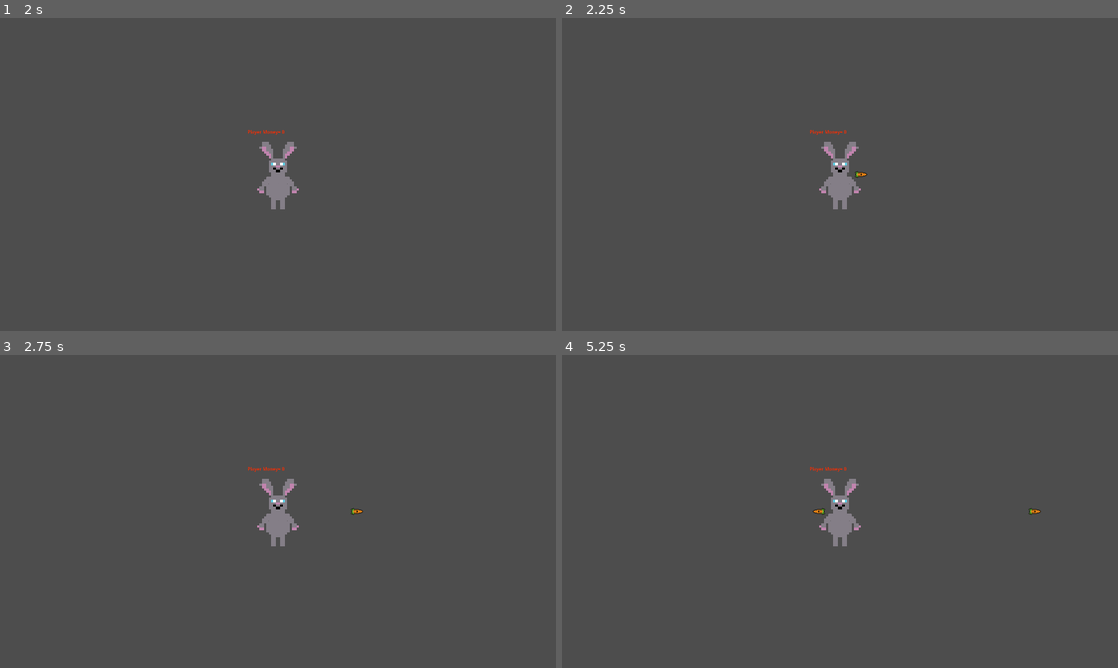
Above: before the commit, frames 1-4 (two rows, left to right).
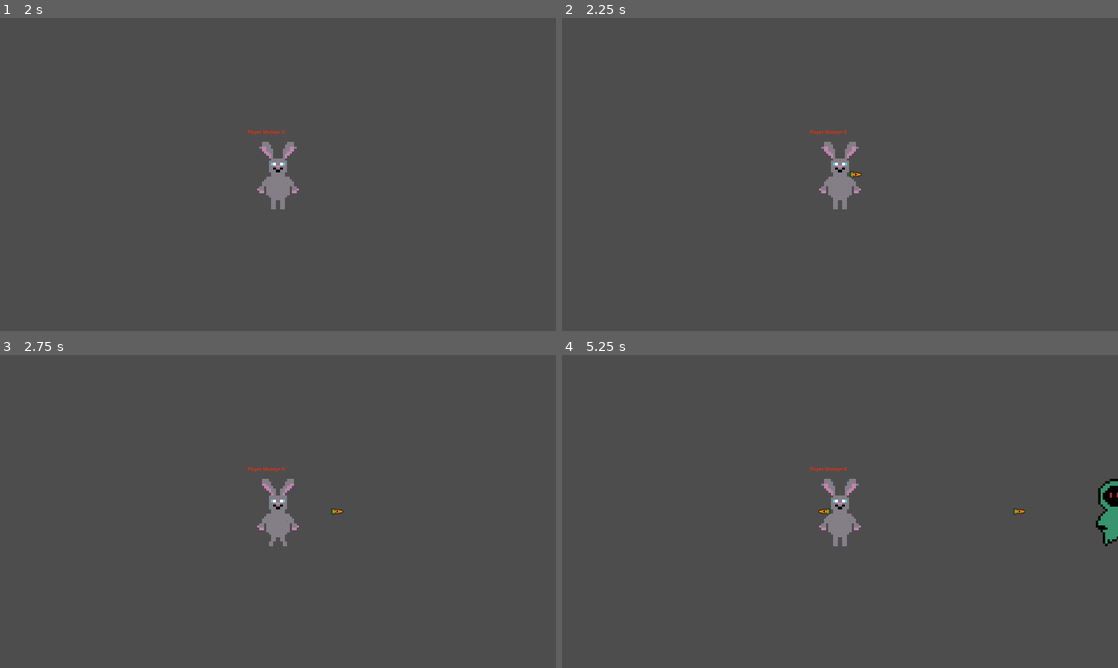
Above: after the commit, the same moments.

Repository: MNasert/Testgame_2
Game: Godot game, scene res://MenuScreens/MainMenu.tscn
The game is run twice, just before and just after one commit, with the same random seed, the same clock (stepped at 60 frames per second) and the same inputs.
Inputs:
- Up to frame 1 (2 s): click "Level Selection" at 0.5 s; click "Level1" at 1.25 s
- Up to frame 2 (2.25 s): tap Enter at 2 s; hold D (right) from 2.03 s (still down); hold Space (shoot) from 2.03 s (still down)
- Up to frame 3 (2.75 s): keep holding D (right); keep holding Space (shoot)
- Up to frame 4 (5.25 s): release D (right) at 2.78 s; release Space (shoot) at 2.78 s; hold S (down) 2.78-3.53 s; tap Space (shoot) at 2.85, 4.35 s; hold D (right) 3.53-4.28 s; hold Space (shoot) 3.53-4.28 s; hold W (up) 4.28-5.03 s; hold A (left) from 5.03 s (still down); hold Space (shoot) from 5.03 s (still down)

Frame 1 is identical in both runs. In frame 2, less than 0.1% of the frame differs, in the area x 51-55%, y 48-52%; in frame 3, 0.2%; in frame 4, 0.8%, in the area x 45-100%, y 39-62%.
Error before the commit: Invalid call to function 'is_playing' in base 'AnimatedSprite2D'. Expected 0 arguments. (res://Entities/Player.gd:42)

Commit message:
updates

Diff:
--- a/Entities/Enemies/Derivates/EnemyGround.tscn
+++ b/Entities/Enemies/Derivates/EnemyGround.tscn
@@ -8,9 +8,9 @@
 height = 554.0
 
 [node name="EnemyBase" instance=ExtResource("1_x8ydk")]
-speed = 100.0
+speed = 150.0
 hp = 100.0
-damage = 5.0
+damage = 10.0
 value = 10.0
 
 [node name="Body" parent="." index="0"]
--- a/Entities/Player.gd
+++ b/Entities/Player.gd
@@ -39,7 +39,7 @@
 		$Body.flip_h = false
 	if not (inputs[2] or inputs[3]):
 		$Body.play("default")
-	elif not $Body.is_playing("walking"):
+	else:
 		$Body.play("walking")
 	self.position += movevec * self.speed * delta
 
--- a/Levels/Derivates/LevelConfigs/Lvl1.gd
+++ b/Levels/Derivates/LevelConfigs/Lvl1.gd
@@ -7,4 +7,6 @@
 	pass
 
 func _on_move_here_target_reached_target():
+	for child in get_tree().get_root().get_children():
+		child.queue_free()
 	get_tree().change_scene_to_file("res://MenuScreens/MainMenu.tscn")
--- a/Levels/Derivates/level1.tscn
+++ b/Levels/Derivates/level1.tscn
@@ -24,4 +24,10 @@
 [node name="Move_Here_Target" parent="LevelLogic" index="1" instance=ExtResource("5_rqn2t")]
 position = Vector2(4825, -180)
 
+[node name="Spawner2" parent="LevelLogic" index="2" instance=ExtResource("3_84ibf")]
+position = Vector2(-3737, -35)
+Enemies = Array[PackedScene]([ExtResource("3_k5f87")])
+numEnemiesPerType = Array[int]([10])
+timeout_seconds = 15.0
+
 [connection signal="reached_target" from="LevelLogic/Move_Here_Target" to="LevelLogic" method="_on_move_here_target_reached_target"]
